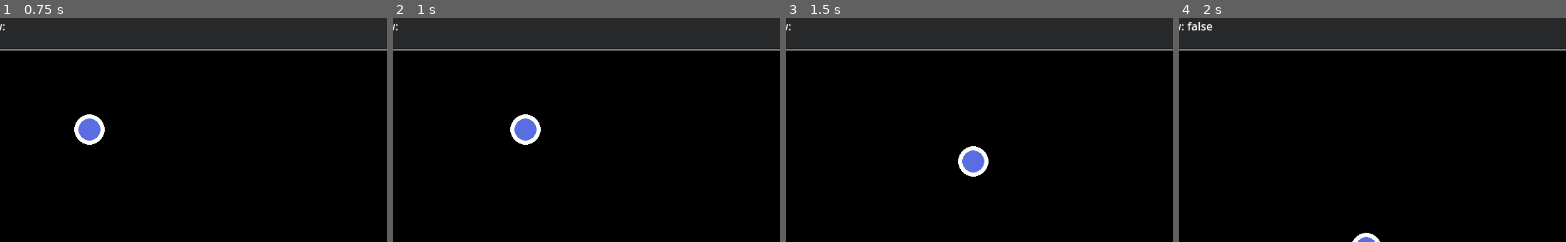
Above: before the commit, frames 1-4 (left to right).
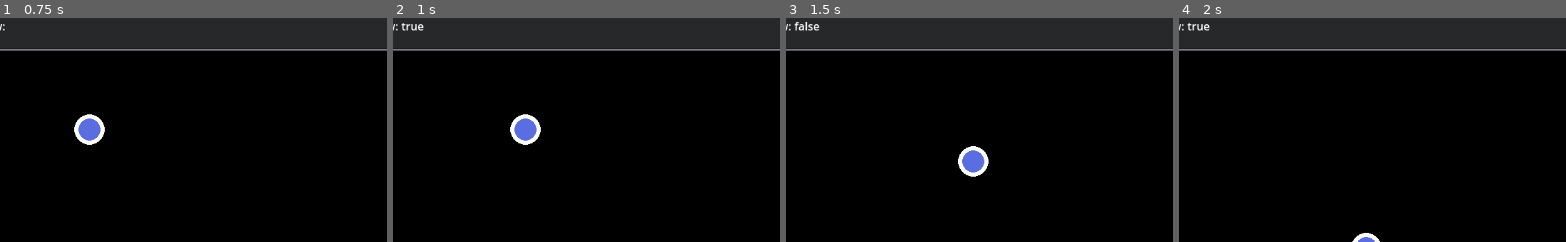
Above: after the commit, the same moments.

Repository: parkouralvoil/holoparry-fangamejam
Game: Godot game, scene res://levels/test_level.tscn
Two runs of this game, one before a commit and one after it. Both use one fixed random seed, a clock stepped at 60 frames per second and the inputs below.
Inputs:
- Up to frame 1 (0.75 s): tap Enter at 0.5 s; hold D (move_right) from 0.53 s (still down); tap Space (beat_activate) at 0.6 s
- Up to frame 2 (1 s): keep holding D (move_right)
- Up to frame 3 (1.5 s): release D (move_right) at 1.28 s; hold S (move_down) from 1.28 s (still down); tap Space (beat_activate) at 1.35 s
- Up to frame 4 (2 s): keep holding S (move_down)
The pictures show only the part of the screen within x 11-61%, y 0-50%; the shares and areas given below are measured in that part.

Frame 1 is identical in both runs. In frame 2, 0.1% of the frame differs, in the area x 2-9%, y 2-6%; in frame 3, 0.2%, in the area x 2-9%, y 1-6%; in frame 4, 0.2%.

Commit message:
feat: add debug for attack check

Diff:
--- a/characters/character.gd
+++ b/characters/character.gd
@@ -6,12 +6,15 @@
 @export var Moveset: Node2D
 @export var Hitbox: CharacterHitbox
 
+
 var _move_direction: Vector2
 var _speed: float = 250.0
+var _beat_window_active: bool = false
 
 func _ready() -> void:
 	# this gets called at the start of the scene
 	assert(Hitbox)
+	EventBus.beat_window_changed.connect(_on_beat_window_changed)
 	Hitbox.got_hit.connect(_on_hit)
 
 
@@ -31,6 +34,15 @@
 	else:
 		_move_direction.x = 0
 
+	if Input.is_action_just_pressed("beat_activate"):
+
+		print_debug(_is_action_on_beat())
+
+func _on_beat_window_changed(active: bool) -> void:
+	_beat_window_active = active
+
+func _is_action_on_beat() -> bool:
+	return _beat_window_active
 
 func _physics_process(delta: float) -> void:
 	velocity = _move_direction * _speed
--- /dev/null
+++ b/globals/EventBus.gd
@@ -0,0 +1,3 @@
+extends Node
+
+signal beat_window_changed(active: bool)
--- a/levels/beats_manager.gd
+++ b/levels/beats_manager.gd
@@ -4,9 +4,10 @@
 var _on_beat: bool = false:
 	set(val):
 		_on_beat = val
+		EventBus.beat_window_changed.emit(val)
 		_update_test_label()
-var _beat_timing_duration: float = 1.5
-var _onbeat_window_duration: float = 0.4
+var _beat_timing_duration: float = 1.0
+var _onbeat_window_duration: float = 0.3
 
 @onready var _BeatTiming: Timer = $BeatTiming
 @onready var _OnBeatWindow: Timer = $OnBeatWindow
--- a/project.godot
+++ b/project.godot
@@ -14,6 +14,10 @@
 run/main_scene="uid://yhpjuq7wt8y8"
 config/features=PackedStringArray("4.4", "GL Compatibility")
 config/icon="res://icon.svg"
+
+[autoload]
+
+EventBus="*res://globals/EventBus.gd"
 
 [debug]
 
Not shown, changed: assets/sounds/metronome-85688.mp3.import
Not shown, added: globals/EventBus.gd.uid
